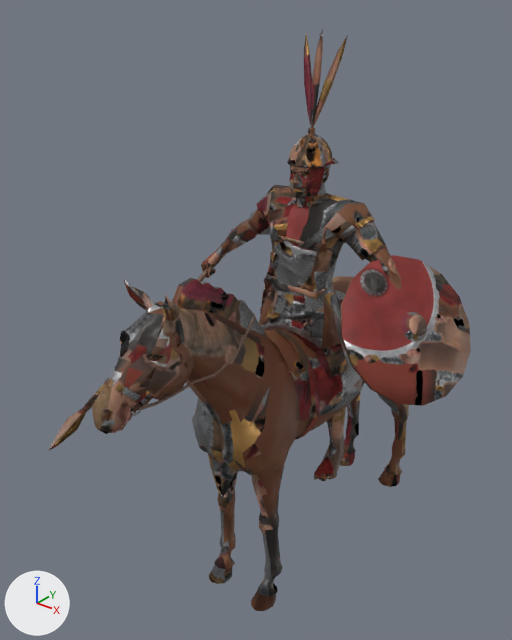
The glTF model public/battles/models/roman-cavalry.glb: old version first, new version second.
One viewpoint serves both versions: a 50 mm lens placed at (1.76, -2.74, 2.87), pointed at (-0.12, -0.4, 1.41). The axes (+X, +Y, +Z) are drawn at lower left. The lights are the same throughout. The picture after the commit comes second. Objects named as collision shapes, trigger or cutter boxes, shadow casters or lower levels of detail are left out. Vertices at exactly the same position are counted once.

The older version as bpy lines, for what is in view:
```python
me_lod0 = bpy.data.meshes.new('LOD0')
me_lod0.from_pydata(...)  # 4409 vertices, 7592 faces; spans x -0.91..0.78, y -1.65..0.84, z 0.0..2.67
me_lod0.materials.append(mat_roman_cavalry)
ob_lod0 = bpy.data.objects.new('LOD0', me_lod0)
ob_lod0.location = (0.0, 0.0, 0.0)
```
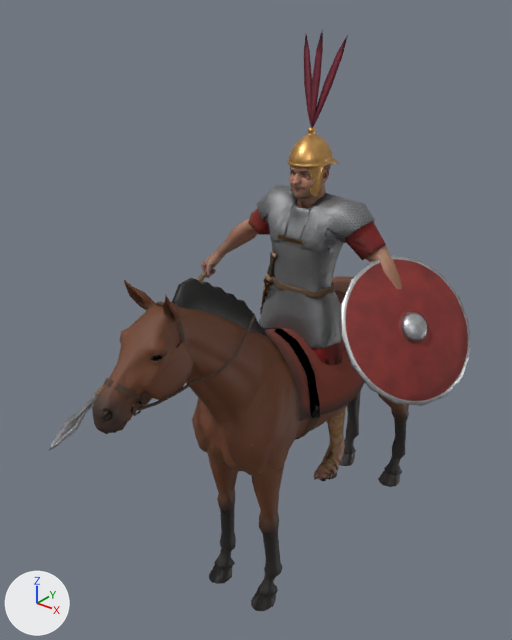
Location of each change, (x1, y1, x2, y2) in pixels of the pictures (512 x 640 px; the box of a moved part takes in the faces that stretch with it):
part 1 of me_lod0, moved or reshaped: before (259, 282, 348, 378); after (259, 232, 342, 365)
part 2 of me_lod0, surface changed: (49, 31, 471, 611) in both

The change in detail:
me_lod0 is used by ob_lod0; location (0.0, 0.0, 0.0).
me_lod0 had 4409 vertices, 7592 faces and spanned x -0.91..0.78, y -1.65..0.84, z 0.0..2.67.
me_lod0 now has 4414 vertices, 7592 faces and spans x -0.91..0.78, y -1.65..0.84, z 0.0..2.67.
me_lod0 part 1: 25 vertices moved from x -0.21..0.27, y -0.3..-0.04, z 1.17..1.55 to x -0.21..0.22, y -0.3..-0.04, z 1.19..1.5; 132 vertices removed from x -0.35..0.26, y -0.34..-0.02, z 1.12..1.87; 137 vertices added at x -0.37..0.26, y -0.31..-0.02, z 1.13..1.88.
me_lod0 part 2: 7186 kept faces spanning x -0.91..0.78, y -1.65..0.84, z 0.0..2.67 get new texture (UV) coordinates.
